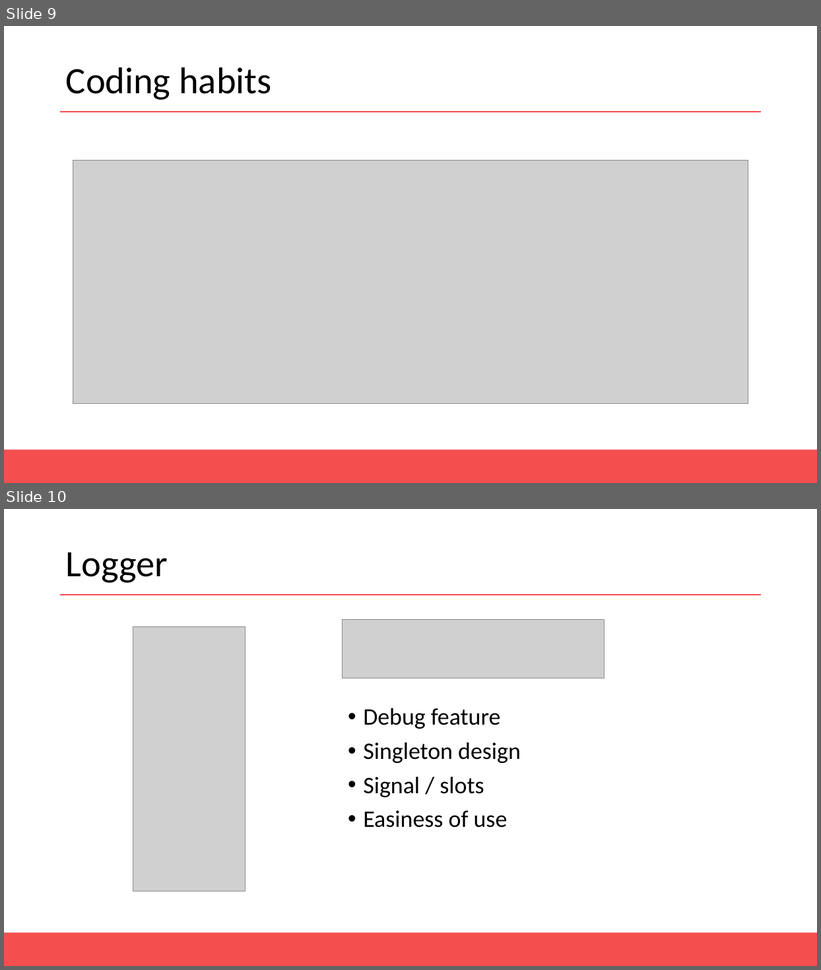
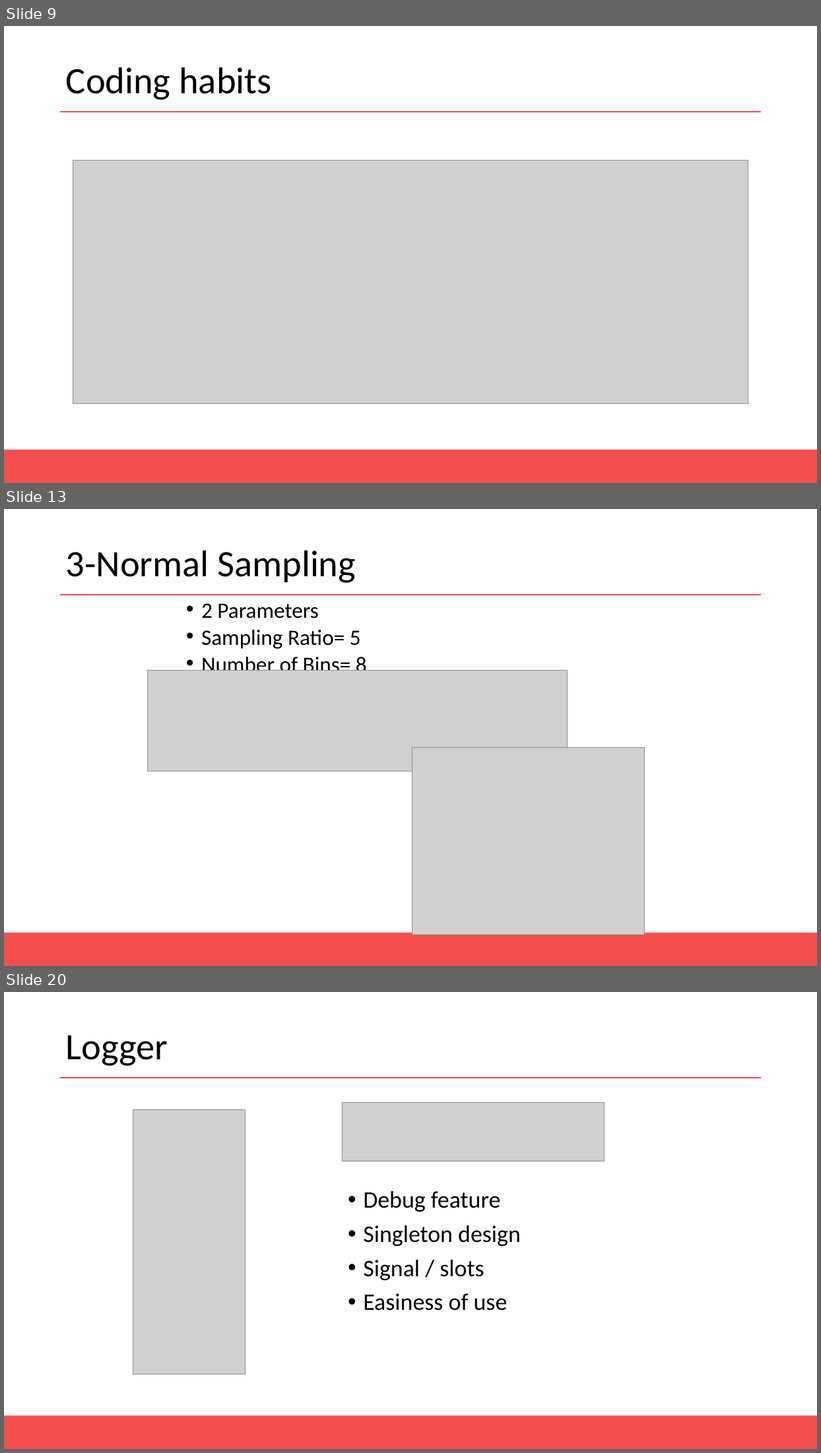
Before and after one commit to AntoineMerlet/3DScan, a slide deck: Presentation/MAGMA Presentation.pptx. Shown one above the other, each under a label of ours: slides 9 and 10 before the commit, slides 9, 13 and 20 after it; the slides between them are not shown. The pictures are 821x970 and 821x1453 pixels, drawn with LibreOffice and Linux fonts; fonts in the diff are those of the drawing; grey boxes stand for pictures. Boxes give left, top, right and bottom in pixels: in the first picture for what was removed or moved away, otherwise in the second. Text is boxed around its words. In the diff, an @@ line names an element or a change of style, - is before the commit and + after.

```diff
--- a/Presentation/MAGMA Presentation.pptx
+++ b/Presentation/MAGMA Presentation.pptx
@@ slide 13 added at (x1=4, y1=509, x2=817, y2=966), background #FFFFFF; not listed: 2 template elements that a slide beside it also shows @@
@@ title added at (x1=66, y1=550, x2=356, y2=583), 44 pt, text #000000 @@
+3-Normal Sampling
@@ text added at (x1=201, y1=603, x2=367, y2=671), 25.9 pt, text #000000 @@
+• 2 Parameters
+• Sampling Ratio= 5
+• Number of Bins= 8
@@ picture added at (x1=147, y1=671, x2=568, y2=771) @@
@@ picture added at (x1=412, y1=747, x2=644, y2=935) @@
@@ what was slide 10 is now slide 20 @@
```
Also in this commit, not shown: 10 other slides added.
